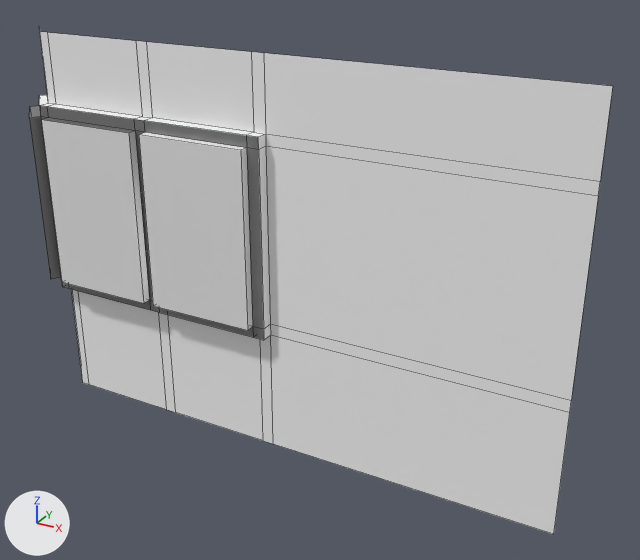
The FBX model Assets/Models/Building/Wall07_4m.fbx, before and after one commit.
Camera for both pictures: a 50 mm lens placed at (0.81, -4.29, 3.43), pointed at (-1.64, 0.15, 1.21). The axes (+X, +Y, +Z) are drawn at lower left. The lights are the same throughout. Mesh edges are drawn as thin lines. Where no turn or scale is listed for an object, it has been applied to the vertices.

In view in the first picture: 'Wall07_4m'.
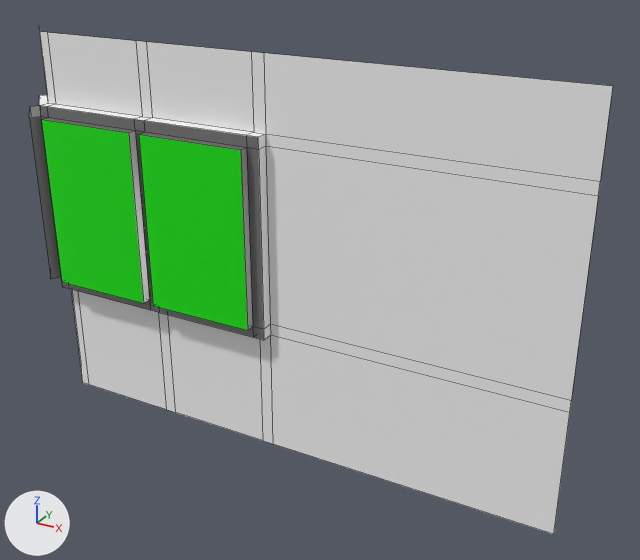
Scene script edits in JSON lines:
```json
{"op": "set", "path": "mat_windows.base_color", "old": "(0.8, 0.8, 0.8)", "new": "(0.0046, 0.8, 0.0)", "note": "white #e7e7e7 -> green #0fe700"}
{"block": "me_cube_045", "where": "me_cube_045.from_pydata(...)  # 76 vertices, 61 faces; spans x -3.9..0.0, y -0.14..0.19, z 0.0..2.6"}
{"block": "me_cube_045", "where": "# used by ob_wall07_4m; location = (0.0, 0.0, 0.0)"}
{"block": "me_cube_045", "change": "me_cube_045 part 1: all 4 faces centred in x -2.74..-1.99, y -0.11, z 0.9..2.06 switch from mat_primary (white #f3f3f3) to mat_frames (grey #909090)"}
```

Changed parts and their boxes (x1, y1, x2, y2) in the pictures (640 x 560 px):
```json
{"object": "Wall07_4m", "change": "recoloured", "before": [38, 117, 260, 334], "after": [38, 117, 260, 334], "on screen": "grey to green"}
{"part": 1, "of": "me_cube_045", "change": "recoloured", "before": [139, 132, 253, 330], "after": [139, 132, 253, 330]}
```
